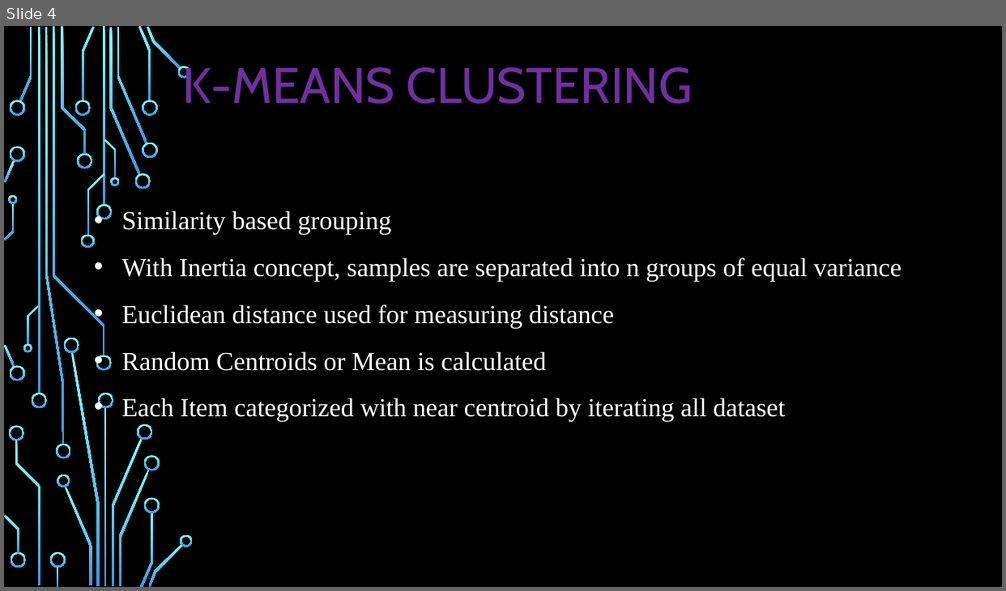
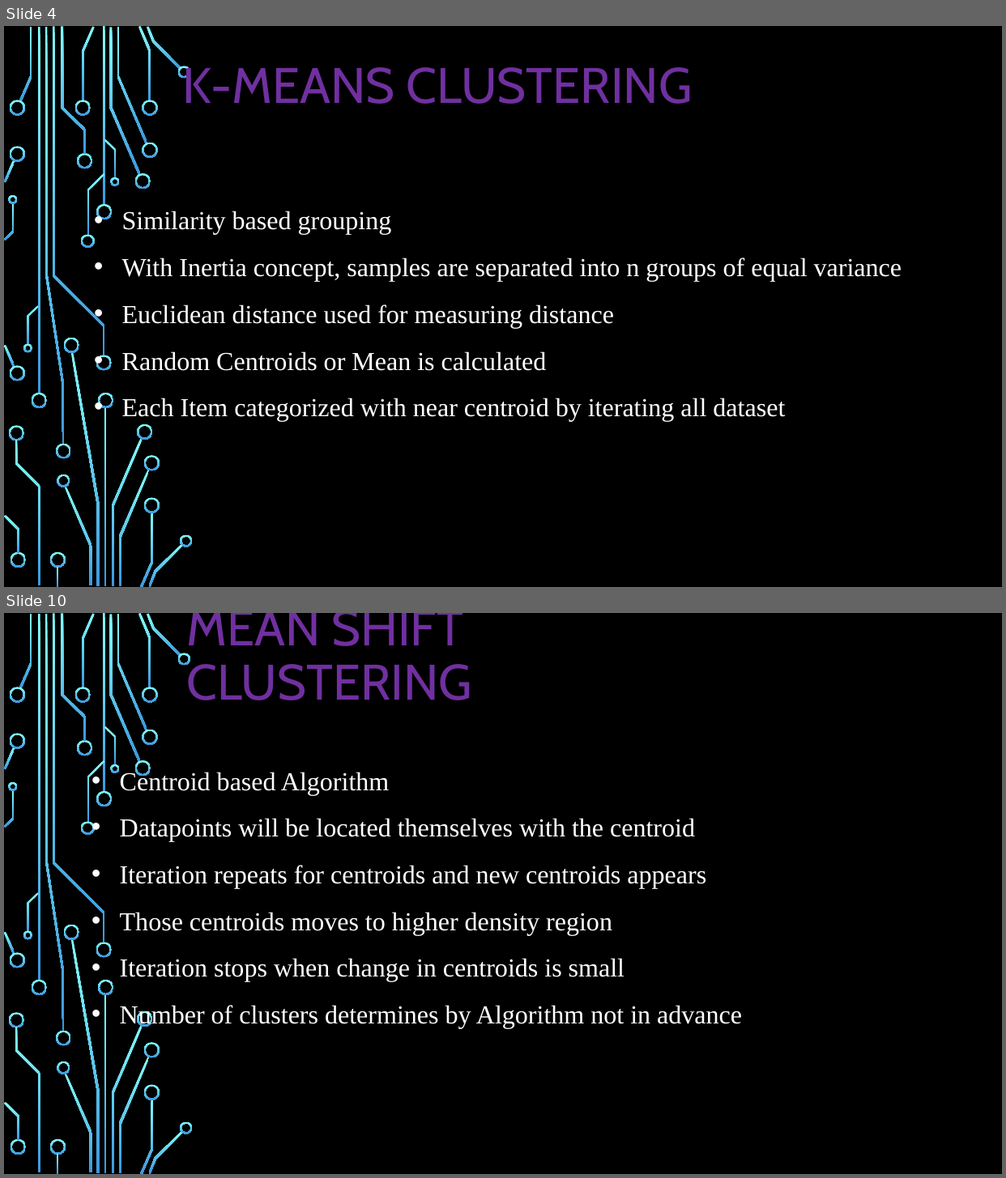
Before and after one commit to TamilselviAI/MachineLearning, a slide deck: Week 4.2 ML-Clustering/Machine Learning - Clustering.pptx. Shown one above the other, each under a label of ours: slide 4 before the commit, slides 4 and 10 after it; the slides between them are not shown. The pictures are 1006x591 and 1006x1178 pixels, drawn with LibreOffice and Linux fonts; fonts in the diff are those of the drawing; background and template pictures are left out. Boxes give left, top, right and bottom in pixels: in the first picture for what was removed or moved away, otherwise in the second. Text is boxed around its words. In the diff, an @@ line names an element or a change of style, - is before the commit and + after.

```diff
--- a/Week 4.2 ML-Clustering/Machine Learning - Clustering.pptx
+++ b/Week 4.2 ML-Clustering/Machine Learning - Clustering.pptx
@@ slide 10 added at [4,613,1002,1174], background picture (left out); not listed: 54 template elements that a slide beside it also shows @@
@@ title added at [186,613,472,700], 48 pt, text #7030A0 @@
+MEAN SHIFT CLUSTERING
@@ text added at [120,769,742,1029], 25 pt, text #FFFFFF @@
+• Centroid based Algorithm
+• Datapoints will be located themselves with the centroid
+• Iteration repeats for centroids and new centroids appears
+• Those centroids moves to higher density region
+• Iteration stops when change in centroids is small
+• Number of clusters determines by Algorithm not in advance
```
Also in this commit, not shown: 3 slides changed, 20 other slides added.
